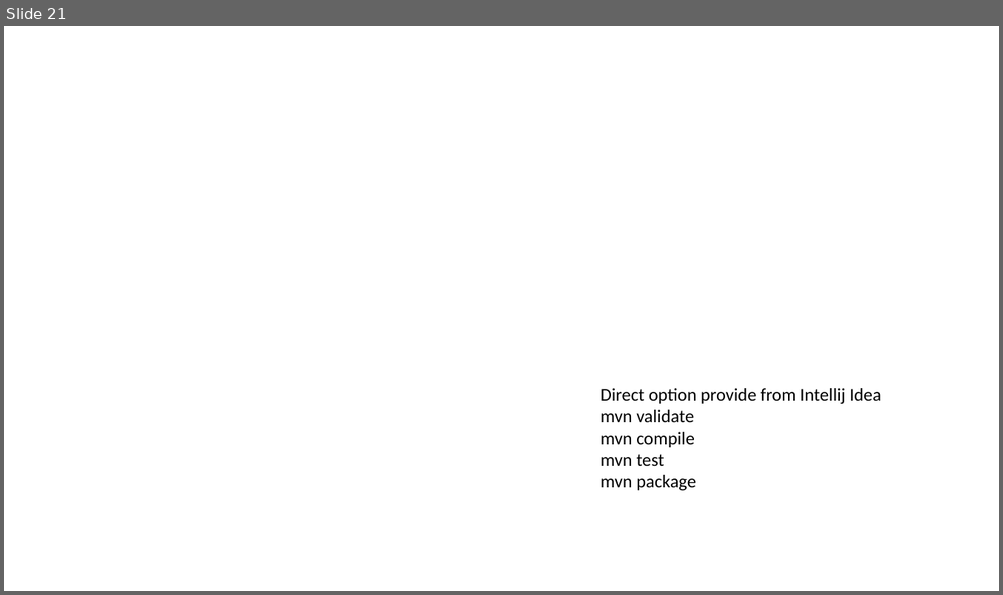
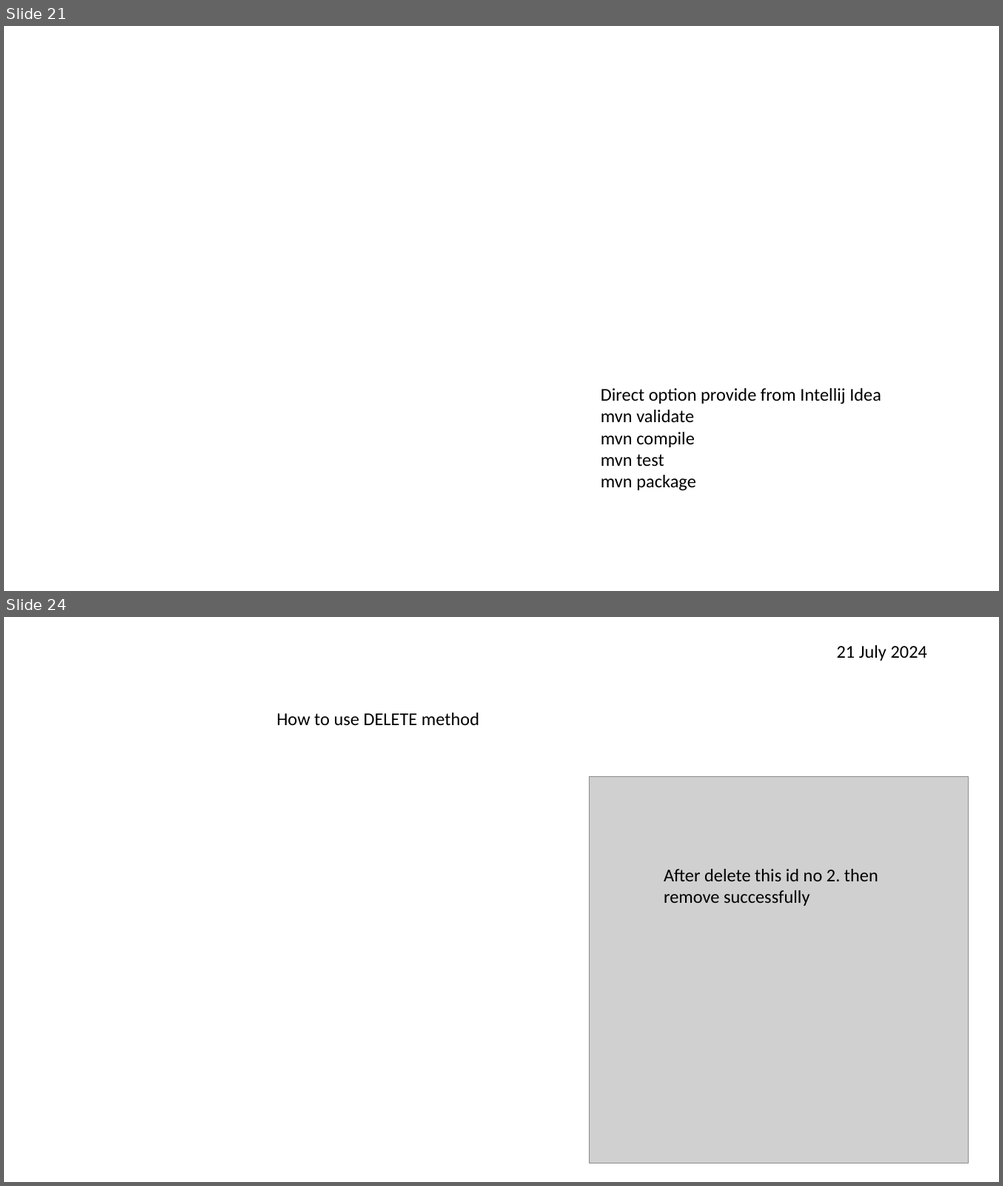
Before and after one commit to ajaythink/Spring-Boot-Learning, a slide deck: Spring Boot Notes.pptx. Shown one above the other, each under a label of ours: slide 21 before the commit, slides 21 and 24 after it; the slides between them are not shown. The pictures are 1003x595 and 1003x1186 pixels, drawn with LibreOffice and Linux fonts; fonts in the diff are those of the drawing; grey boxes stand for pictures; background and template pictures are left out. Boxes give left, top, right and bottom in pixels: in the first picture for what was removed or moved away, otherwise in the second. Text is boxed around its words. In the diff, an @@ line names an element or a change of style, - is before the commit and + after.

```diff
--- a/Spring Boot Notes.pptx
+++ b/Spring Boot Notes.pptx
@@ slide 24 added at [4,617,999,1182], background picture (left out) @@
@@ text added at [836,645,927,661], 19.1 pt, text #000000 @@
+21 July 2024
@@ text added at [276,712,479,725], 19.1 pt, text #000000 @@
+How to use DELETE method
@@ picture added at [589,776,967,1162] @@
@@ text added at [663,869,878,906], 19.1 pt, text #000000 @@
+After delete this id no 2. then remove successfully
```
Also in this commit, not shown: 2 other slides added, 1 other file.
